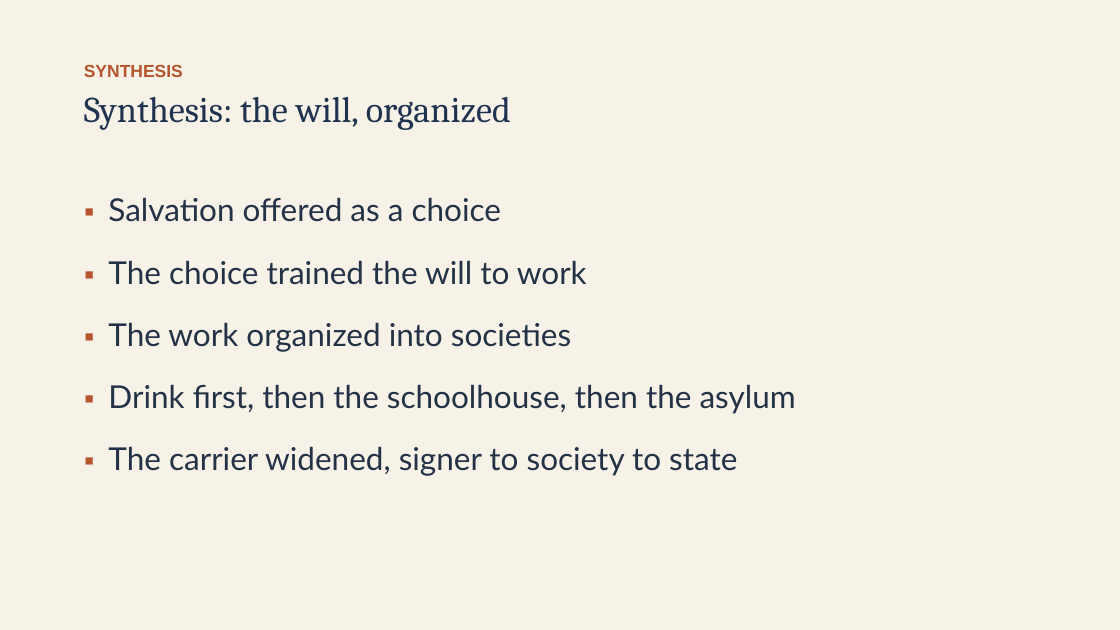
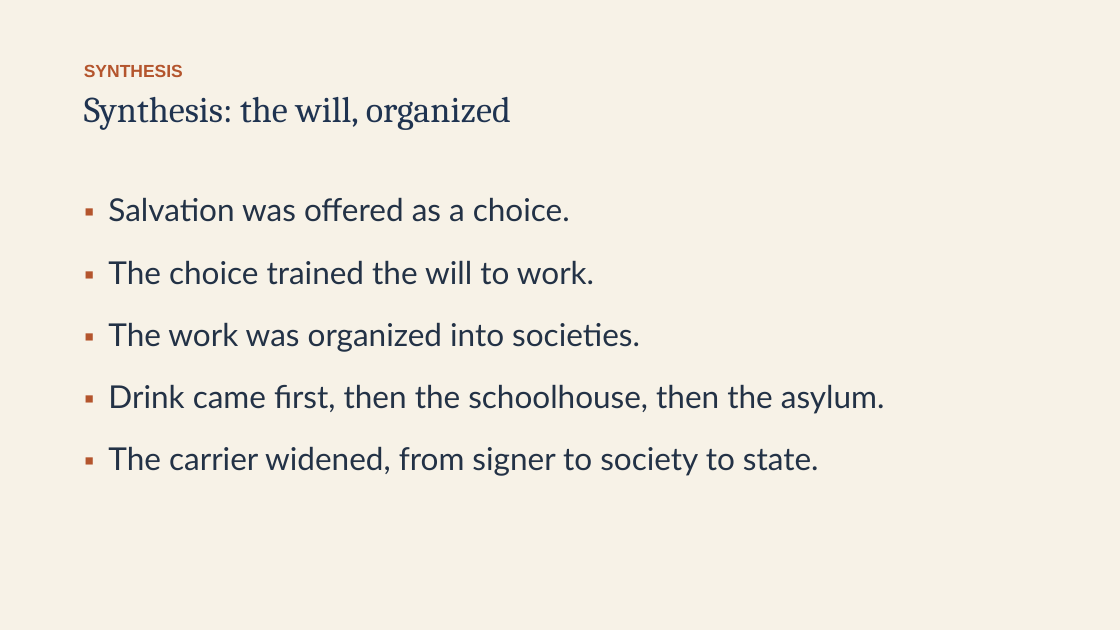
Before and after one commit to ab17gthb/humanities-curriculum-group, a slide deck: slide 27 of jackson-reform/lesson-06/lesson-06-slides.pptx. Drawn at 1120x630 pixels with LibreOffice and Linux fonts; fonts in the diff are those of the drawing. Boxes give left, top, right and bottom in pixels: in the first picture for what was removed or moved away, otherwise in the second. Text is boxed around its words. In the diff, an @@ line names an element or a change of style, - is before the commit and + after.

```diff
--- a/jackson-reform/lesson-06/lesson-06-slides.pptx
+++ b/jackson-reform/lesson-06/lesson-06-slides.pptx
@@ text at [108,197,885,476]: text changed @@
-▪ Salvation offered as a choice
-▪ The choice trained the will to work
-▪ The work organized into societies
-▪ Drink first, then the schoolhouse, then the asylum
-▪ The carrier widened, signer to society to state
+▪ Salvation was offered as a choice.
+▪ The choice trained the will to work.
+▪ The work was organized into societies.
+▪ Drink came first, then the schoolhouse, then the asylum.
+▪ The carrier widened, from signer to society to state.
```
Also in this commit, not shown: 12 other slides changed, 6 other files.
